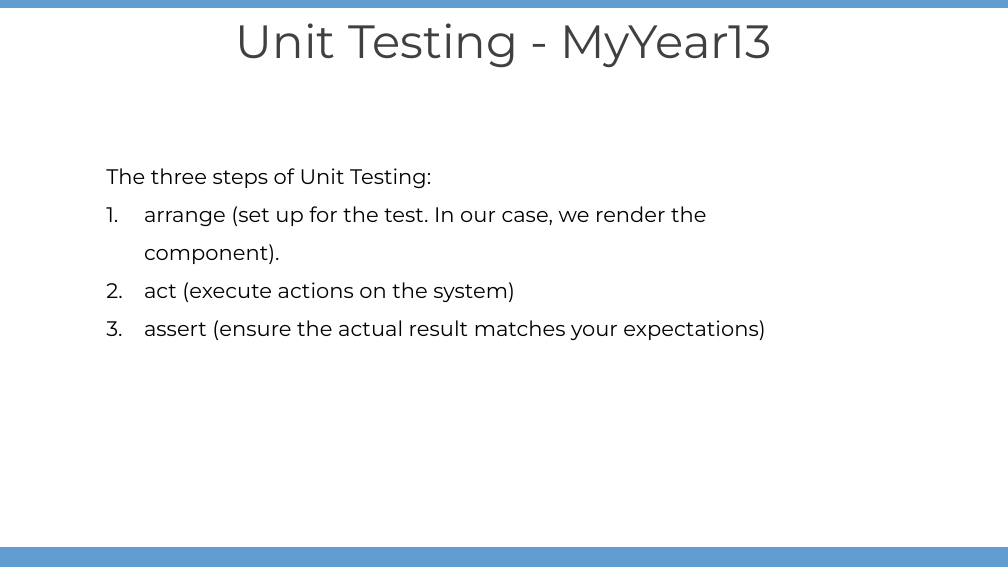
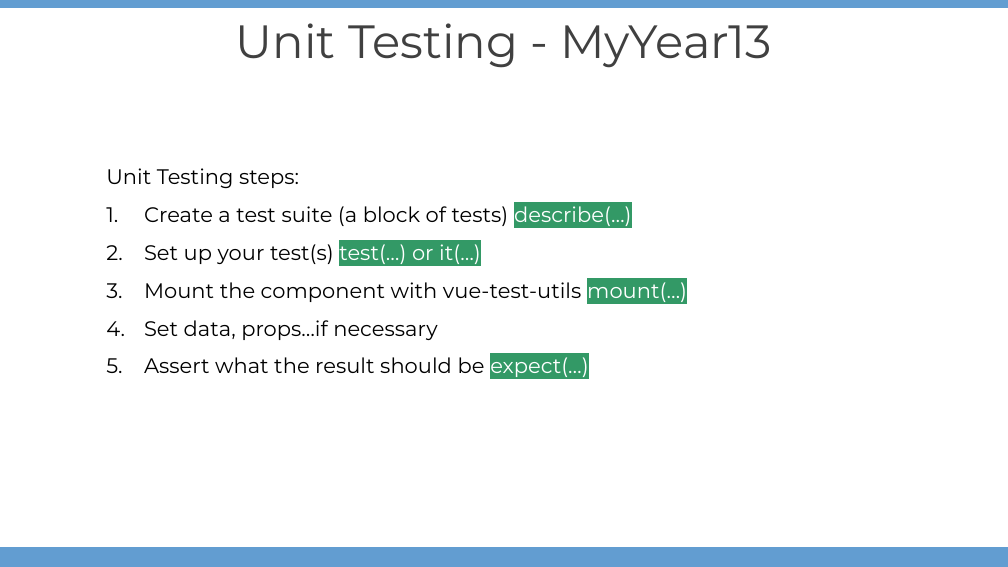
Before and after one commit to Dafreak99/Vue-TDD, a slide deck: slide 3 of Unit Testing.pptx (slide 2 before the commit). Drawn at 1008x567 pixels with LibreOffice and Linux fonts; fonts in the diff are those of the drawing; background and template pictures are left out. Boxes give left, top, right and bottom in pixels: in the first picture for what was removed or moved away, otherwise in the second. Text is boxed around its words. In the diff, an @@ line names an element or a change of style, - is before the commit and + after.

```diff
--- a/Unit Testing.pptx
+++ b/Unit Testing.pptx
@@ text at [106,168,687,377]: text changed @@
-The three steps of Unit Testing:
-1. arrange (set up for the test. In our case, we render the component).
-2. act (execute actions on the system)
-3. assert (ensure the actual result matches your expectations)
+Unit Testing steps:
+1. Create a test suite (a block of tests) describe(…)
+2. Set up your test(s) test(…) or it(…)
+3. Mount the component with vue-test-utils mount(…)
+4. Set data, props…if necessary
+5. Assert what the result should be expect(…)
```
Also in this commit, not shown: 5 other slides changed, 3 slides added, 2 other files.
